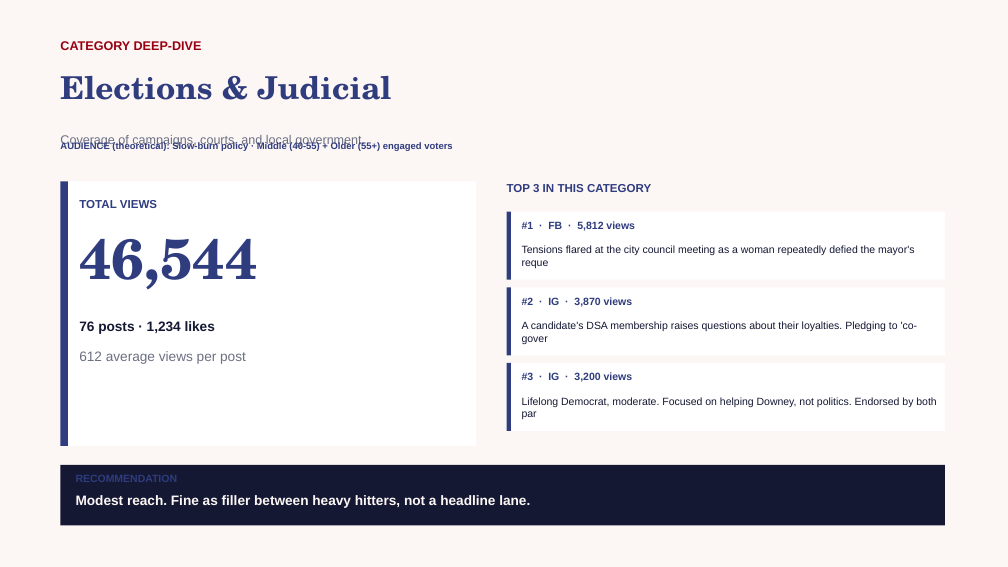
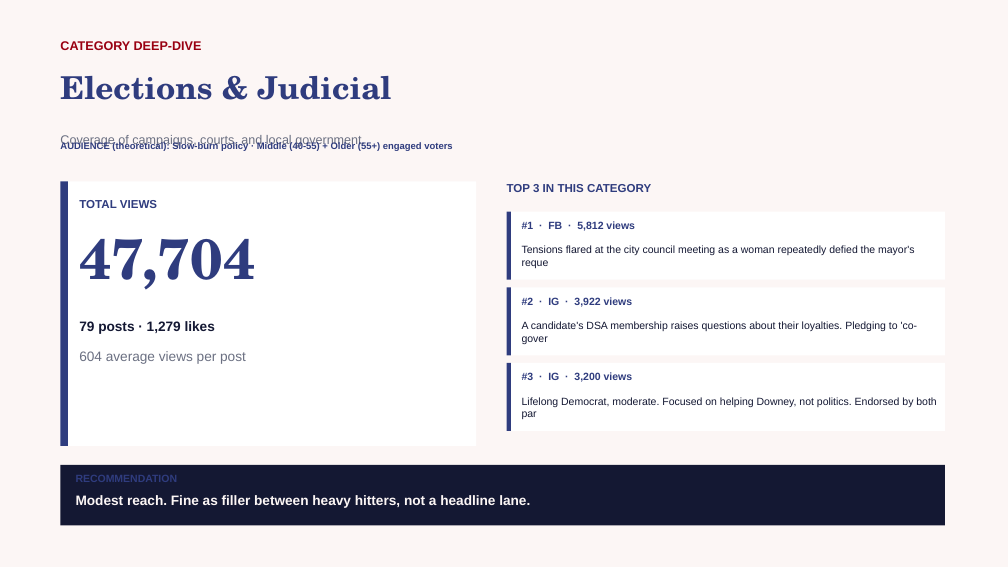
Before and after one commit to zvmmer/talking-downey-kpis, a slide deck: slide 13 of SPONSOR_CONTENT_REPORT.pptx. Drawn at 1008x567 pixels with LibreOffice and Linux fonts; fonts in the diff are those of the drawing. Boxes give left, top, right and bottom in pixels: in the first picture for what was removed or moved away, otherwise in the second. Text is boxed around its words. In the diff, an @@ line names an element or a change of style, - is before the commit and + after.

```diff
--- a/SPONSOR_CONTENT_REPORT.pptx
+++ b/SPONSOR_CONTENT_REPORT.pptx
@@ text at (79, 239, 255, 290): text changed @@
-46,544
+47,704
@@ text at (522, 297, 633, 307): text changed @@
-#2 · IG · 3,870 views
+#2 · IG · 3,922 views
@@ text at (79, 321, 215, 334): text changed @@
-76 posts · 1,234 likes
+79 posts · 1,279 likes
@@ text at (79, 351, 246, 364): text changed @@
-612 average views per post
+604 average views per post
```
Also in this commit, not shown: 11 other slides changed, 5 other files.
